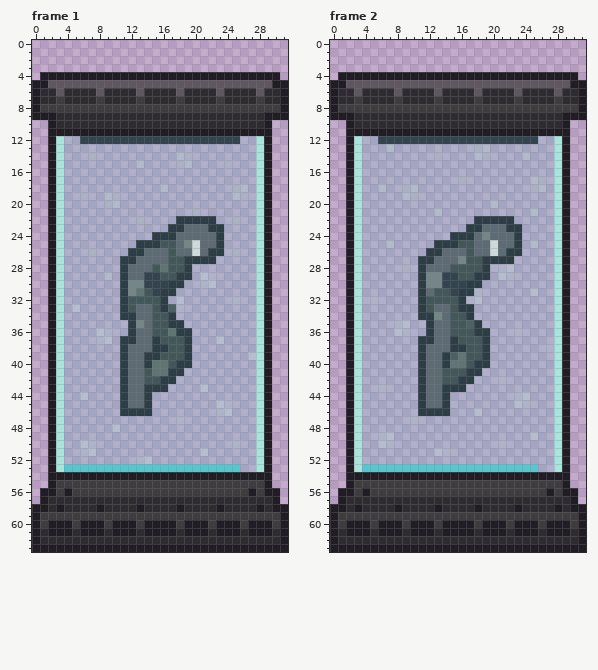
File history of a pixel-art file, levels/Tilesets/pod.aseprite. That is the earlier state.
32x64 pixels, 41 frames. Colours within 5 levels of each other are drawn and written as one. Shown: frame 1, frame 2. The commit also changed other frames, which this record leaves out.
The result:
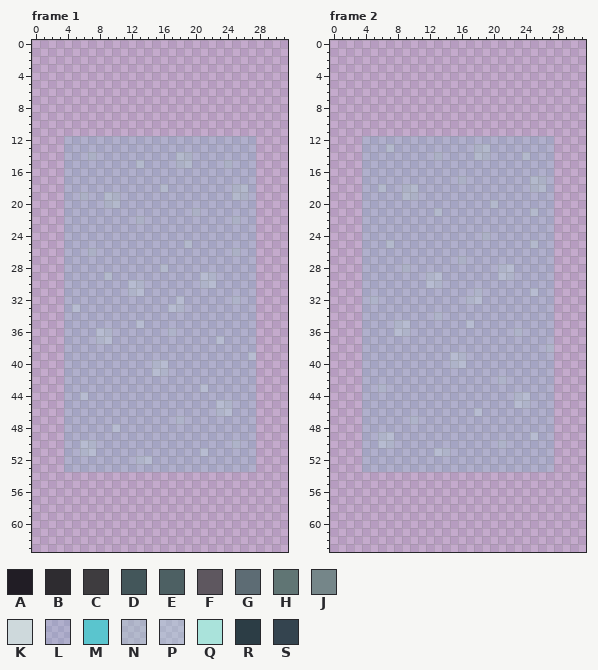
Palette (. is transparent): A #211d25  B #2e2c30  C #3e3c3f  D #43565a  E #4d6063  F #5e575f  G #5d6c74  H #607574  J #758689  K #ced9dc  L #5ac5ce31  M #5ac5ce  N #99d0cc63  P #a0dfd959  Q #aae3db  R #2c3d45  S #34444f
From the commit log: panel and pod variations
Edits made:
layer "Layer 1" removed
Changed rows in their new state; - is an unchanged pixel.
Frame 1:
first column x 0:
 4 -..............................-
 5 ................................
 6 ................................
 7 ................................
 8 ................................
 9 ................................
10 --............................--
11 --............................--
12 --..--LLLLLLLLLLLLLLLLLLLL--..--
13 --..------------------------..--
14 --..------------------------..--
15 --..------------------------..--
16 --..------------------------..--
17 --..------------------------..--
18 --..------------------------..--
19 --..------------------------..--
20 --..------------------------..--
21 --..------------------------..--
22 --..--------------LLLLL-----..--
23 --..-------------LLLLLLL----..--
24 --..-----------LLLLLLLLL----..--
25 --..---------LLLLLLNLLLL----..--
26 --..--------LLLLLLLLLLLL----..--
27 --..-------LLLLLLLLLLLL-----..--
28 --..-------LLLLLNLLL--------..--
29 --..-------LLLLLLLLL--------..--
30 --..-------LPPLLLLL---------..--
31 --..-------LPPLLLL----------..--
32 --..-------LLLLLL-----------..--
33 --..-------LLLLLLP----------..--
34 --..-------LLLLLLL----------..--
35 --..--------LPLLLLL---------..--
36 --..--------LLLLLPLL--------..--
37 --..-------LLLLLLLLL--------..--
38 --..-------LLLLLLLLL--------..--
39 --..-------LLLLLLLLL--------..--
40 --..-------LLLLPPLLL--------..--
41 --..-------LLLLPPLL---------..--
42 --..-------LLLLLLL----------..--
43 --..-------LLLLLL-----------..--
44 --..-------LLLL-------------..--
45 --..-------LLLL-------------..--
46 --..-------LLLL-------------..--
47 --..------------------------..--
48 --..------------------------..--
49 --..------------------------..--
50 --..------------------------..--
51 --..------------------------..--
52 --..------------------------..--
53 --..LLLLLLLLLLLLLLLLLLLLLL--..--
54 --............................--
55 --............................--
56 -..............................-
57 -..............................-
58 ................................
59 ................................
60 ................................
61 ................................
62 ................................
63 ................................
Frame 2:
first column x 0:
 4 -..............................-
 5 ................................
 6 ................................
 7 ................................
 8 ................................
 9 ................................
10 --............................--
11 --............................--
12 --..--LLLLLLLLLLLLLLLLLLLL--..--
13 --..------------------------..--
14 --..------------------------..--
15 --..------------------------..--
16 --..------------------------..--
17 --..------------------------..--
18 --..------------------------..--
19 --..------------------------..--
20 --..------------------------..--
21 --..------------------------..--
22 --..--------------LLLLL-----..--
23 --..-------------LLLLLLL----..--
24 --..-----------LLLLNLLLL----..--
25 --..---------LLLLLLLLLLL----..--
26 --..--------LLLLLLLLLLLL----..--
27 --..-------LLLLLNLLLLLL-----..--
28 --..-------LLLLLLLLL--------..--
29 --..-------LPPLLLLLL--------..--
30 --..-------LPPLLLLL---------..--
31 --..-------LLLLLLL----------..--
32 --..-------LLLLLL-----------..--
33 --..-------LLLLLLL----------..--
34 --..-------LLPLLLL----------..--
35 --..--------LLLLLPL---------..--
36 --..--------LLLLLLLL--------..--
37 --..-------LLLLLLLLL--------..--
38 --..-------LLLLLLLLL--------..--
39 --..-------LLLLPPLLL--------..--
40 --..-------LLLLPPLLL--------..--
41 --..-------LLLLLLLL---------..--
42 --..-------LLLLLLL----------..--
43 --..-------LLLLLL-----------..--
44 --..-------LLLL-------------..--
45 --..-------LLLL-------------..--
46 --..-------LLLL-------------..--
47 --..------------------------..--
48 --..------------------------..--
49 --..------------------------..--
50 --..------------------------..--
51 --..------------------------..--
52 --..------------------------..--
53 --..LLLLLLLLLLLLLLLLLLLLLL--..--
54 --............................--
55 --............................--
56 -..............................-
57 -..............................-
58 ................................
59 ................................
60 ................................
61 ................................
62 ................................
63 ................................
